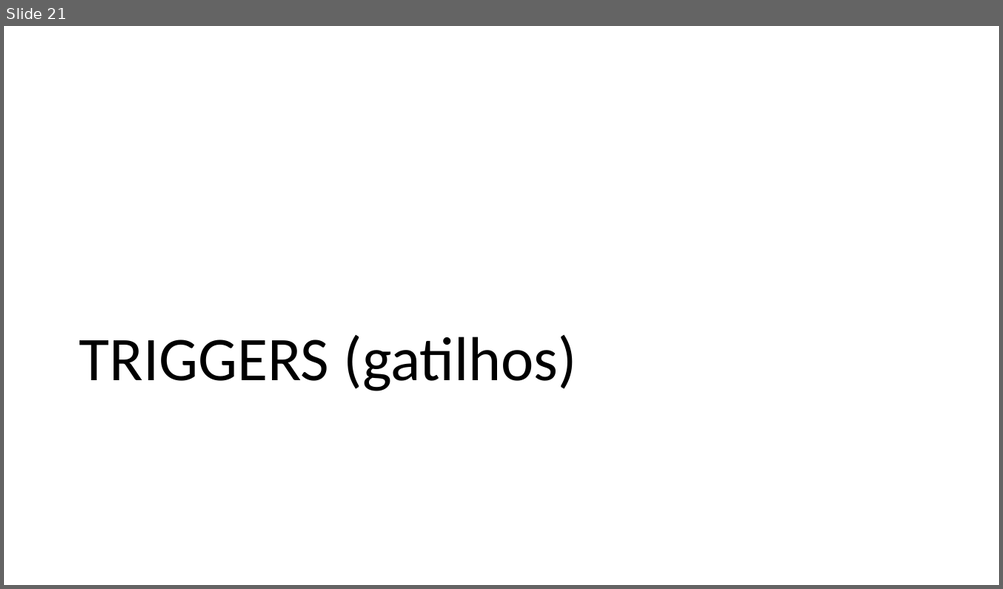
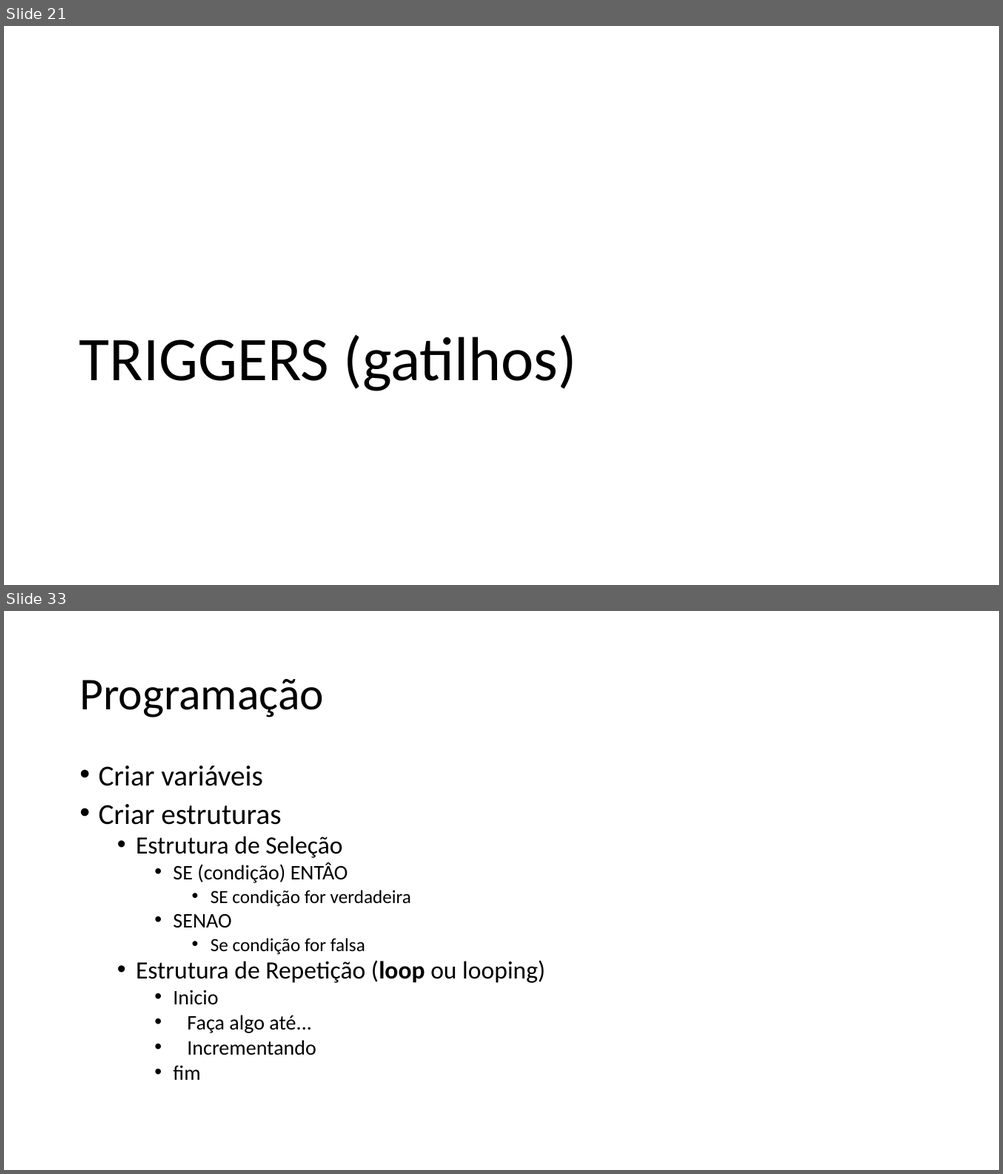
Before and after one commit to lucioamarante/prova_feira, a slide deck: Desafios_SQL.pptx. Shown one above the other, each under a label of ours: slide 21 before the commit, slides 21 and 33 after it; the slides between them are not shown. The pictures are 1003x589 and 1003x1174 pixels, drawn with LibreOffice and Linux fonts; fonts in the diff are those of the drawing. Boxes give left, top, right and bottom in pixels: in the first picture for what was removed or moved away, otherwise in the second. Text is boxed around its words. In the diff, an @@ line names an element or a change of style, - is before the commit and + after.

```diff
--- a/Desafios_SQL.pptx
+++ b/Desafios_SQL.pptx
@@ slide 33 added at <box>4,611,999,1170</box>, background #FFFFFF @@
@@ title added at <box>79,679,324,718</box>, 44 pt, text #000000 @@
+Programação
@@ text added at <box>99,766,545,1080</box>, 20 pt, text #000000 @@
+• Criar variáveis
+• Criar estruturas
+  • Estrutura de Seleção
+    • SE (condição) ENTÂO
+      • SE condição for verdadeira
+    • SENAO
+      • Se condição for falsa
+  • Estrutura de Repetição (loop ou looping)
+    • Inicio
+    • Faça algo até...
+    • Incrementando
+    • fim
```
Also in this commit, not shown: 12 other slides added, 18 other files.
